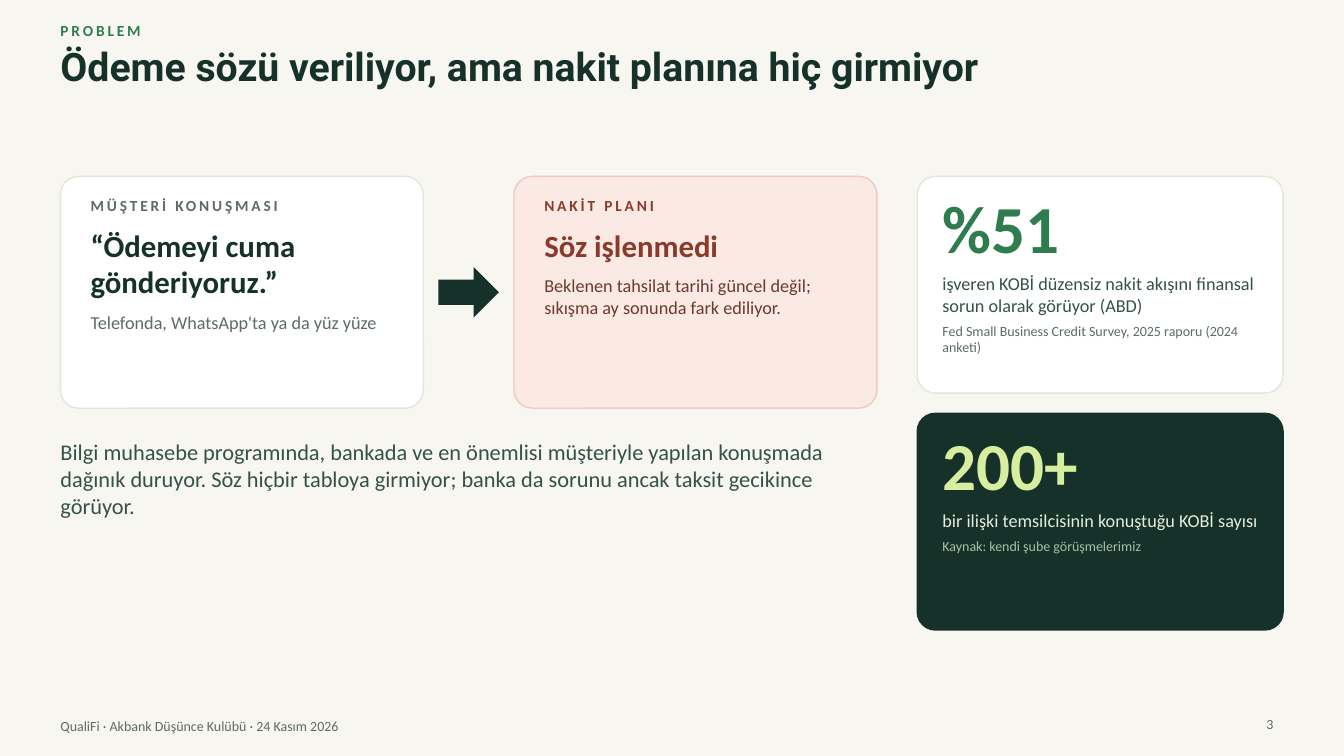
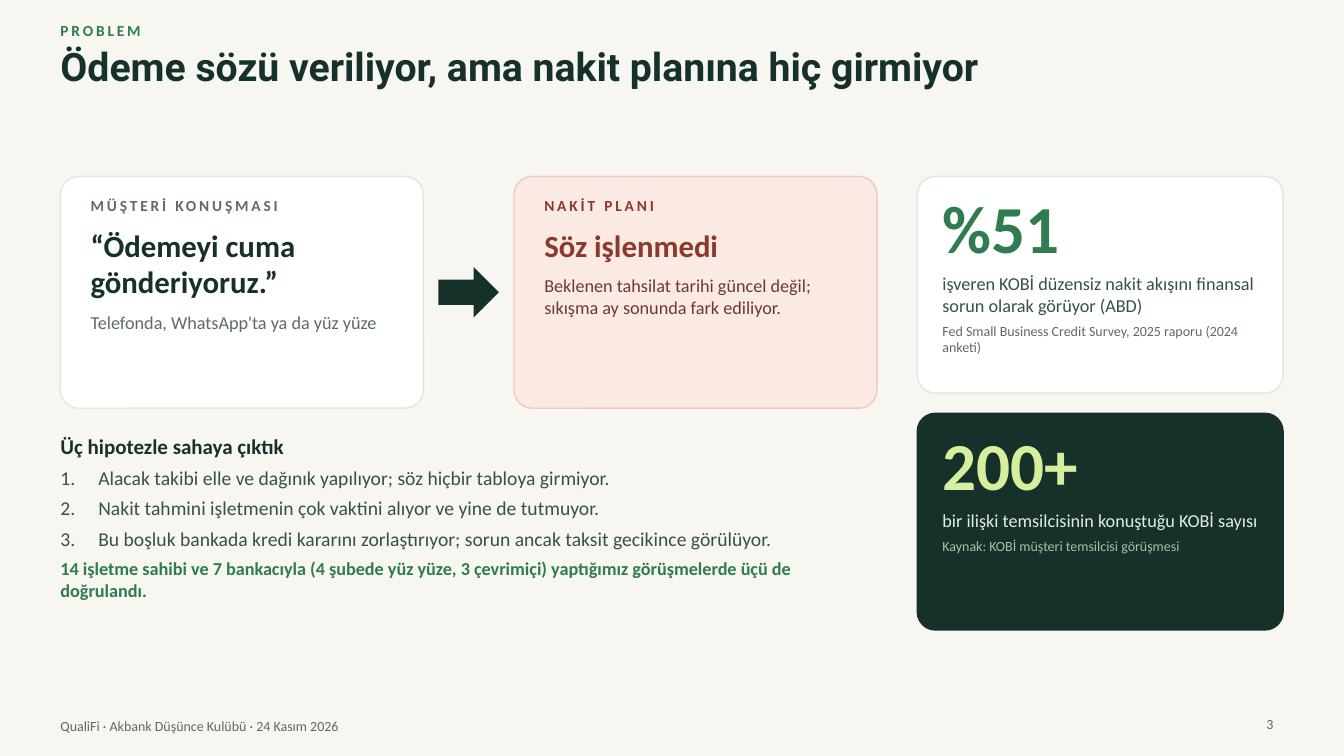
Before and after one commit to Talhaguler1/qualifi-41598058, a slide deck: slide 3 of marketing/presentation-2026-11-24/QualiFi-final-sunum.pptx. Drawn at 1344x756 pixels with LibreOffice and Linux fonts; fonts in the diff are those of the drawing. Boxes give left, top, right and bottom in pixels: in the first picture for what was removed or moved away, otherwise in the second. Text is boxed around its words. In the diff, an @@ line names an element or a change of style, - is before the commit and + after.

```diff
--- a/marketing/presentation-2026-11-24/QualiFi-final-sunum.pptx
+++ b/marketing/presentation-2026-11-24/QualiFi-final-sunum.pptx
@@ text at box(60, 437, 791, 600): text changed; size 16 to 14 pt @@
-Bilgi muhasebe programında, bankada ve en önemlisi müşteriyle yapılan konuşmada dağınık duruyor. Söz hiçbir tabloya girmiyor; banka da sorunu ancak taksit gecikince görüyor.
+Üç hipotezle sahaya çıktık
+1. Alacak takibi elle ve dağınık yapılıyor; söz hiçbir tabloya girmiyor.
+2. Nakit tahmini işletmenin çok vaktini alıyor ve yine de tutmuyor.
+3. Bu boşluk bankada kredi kararını zorlaştırıyor; sorun ancak taksit gecikince görülüyor.
+14 işletme sahibi ve 7 bankacıyla (4 şubede yüz yüze, 3 çevrimiçi) yaptığımız görüşmelerde üçü de doğrulandı.
@@ text at box(942, 539, 1179, 554): text changed @@
-Kaynak: kendi şube görüşmelerimiz
+Kaynak: KOBİ müşteri temsilcisi görüşmesi
```
Also in this commit, not shown: 3 other slides changed, 2 other files.
